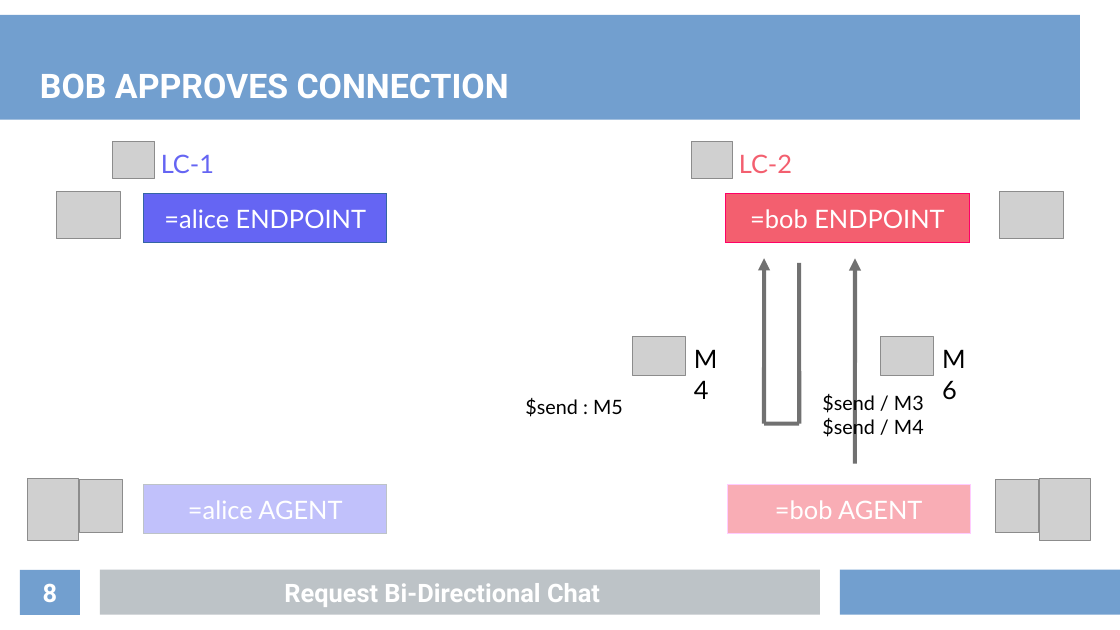
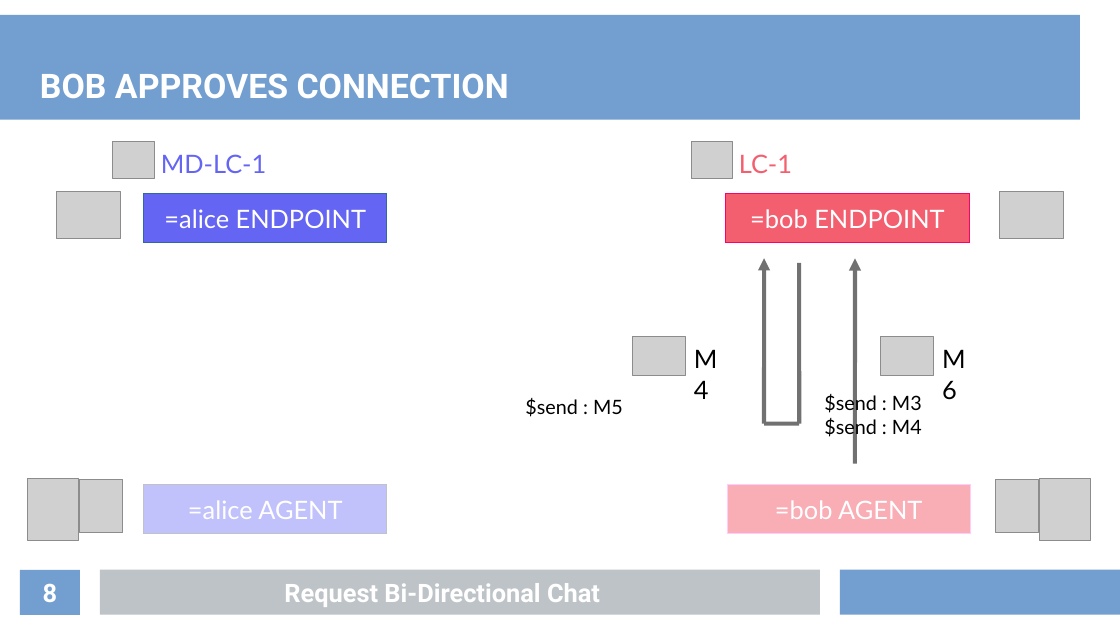
Before and after one commit to projectdanube/XDINinja-swing, a slide deck: slide 8 of resources/Request Bi-Directional Chat/architecture.odp. Drawn at 1120x630 pixels with LibreOffice and Linux fonts; fonts in the diff are those of the drawing; grey boxes stand for pictures. Boxes give left, top, right and bottom in pixels: in the first picture for what was removed or moved away, otherwise in the second. Text is boxed around its words. In the diff, an @@ line names an element or a change of style, - is before the commit and + after.

```diff
--- a/resources/Request Bi-Directional Chat/architecture.odp
+++ b/resources/Request Bi-Directional Chat/architecture.odp
@@ text at <box>161,154,267,173</box>: text changed @@
-LC-1
+MD-LC-1
@@ text at <box>739,154,792,173</box>: text changed @@
-LC-2
+LC-1
@@ text at <box>824,393,922,439</box>: text changed @@
-$send / M3
-$send / M4
+$send : M3
+$send : M4
```
Also in this commit, not shown: 6 other slides changed, 14 other files.
